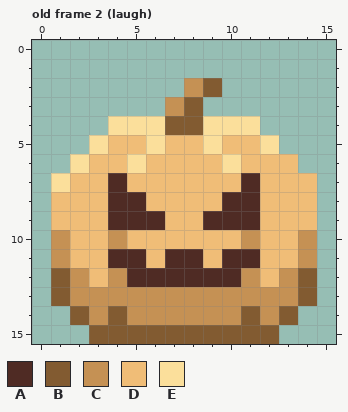
A pixel-art file gets an edit: docs/img/pumpkin.ase. This is how it looked before the edit.
16x16 pixels, 4 frames. Shown: old frame 2 (laugh). The commit also changed other frames, which this record leaves out.
Palette (. is transparent): A #4f2b24  B #825b31  C #c59154  D #f0bd77  E #fbdf9b
Pixels before, old frame 2 (laugh), first column x 1:
 2 .......CB.....
 3 ......CB......
 4 ...EEEBBEEE...
 5 ..EDDEDDEDDE..
 6 .EDDEDDDDEDDD.
 7 EDDADDDDDDADDD
 8 DDDAADDDDAADDD
 9 DDDAAADDAAADDD
10 CDDCDDDDDDCDDC
11 CDDAADAADAADDC
12 BCDCAAAAAACDCB
13 BCCCCCCCCCCCCB
14 .BCBCCCCCCBCB.
15 ..BBBBBBBBBB..
The same view after the edit:
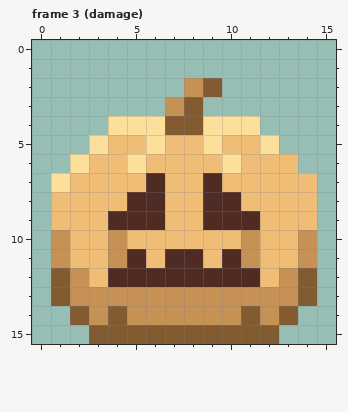
A new or re-ordered frame is compared with the old frame closest to it.
Difference:
frames re-ordered
Frame 3 (damage) against old frame 2 (laugh):
The edit turns colour C into colour A in row 12 at x 4 and 11.
The edit turns colour D into colour A in rows 7 to 8 at x 6 and 9.
The edit turns colour A into colour C in row 11 at x 4 and 11.
The edit turns colour A into colour D in rows 7 to 8 at x 4 and 11.
